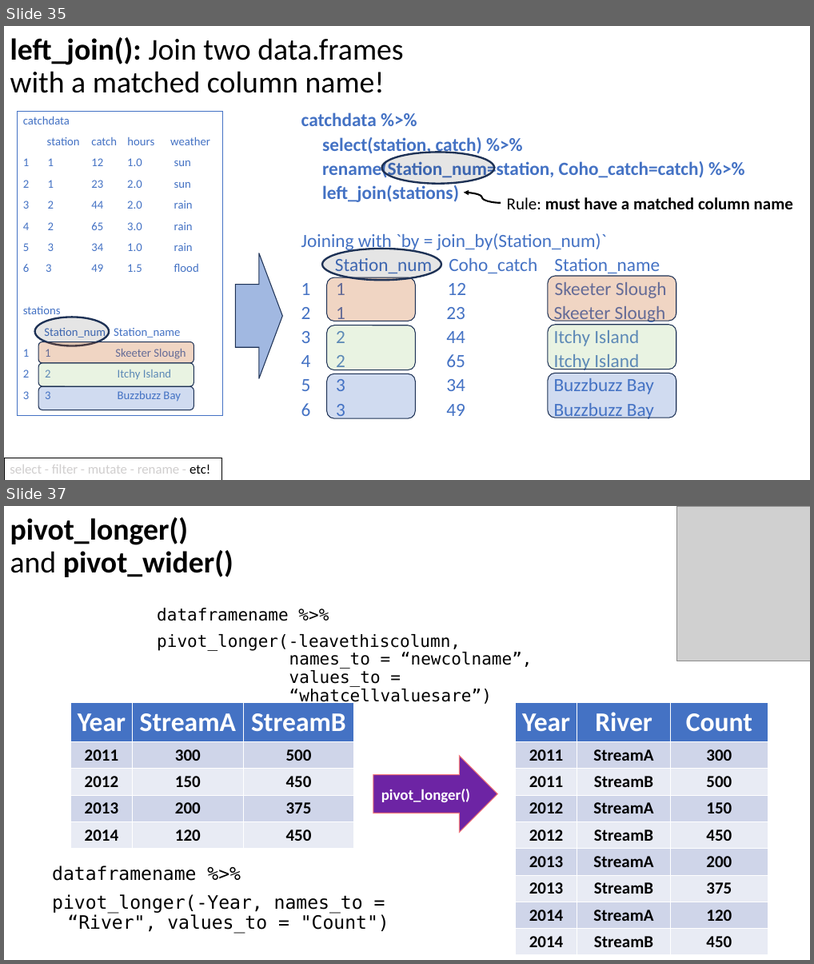
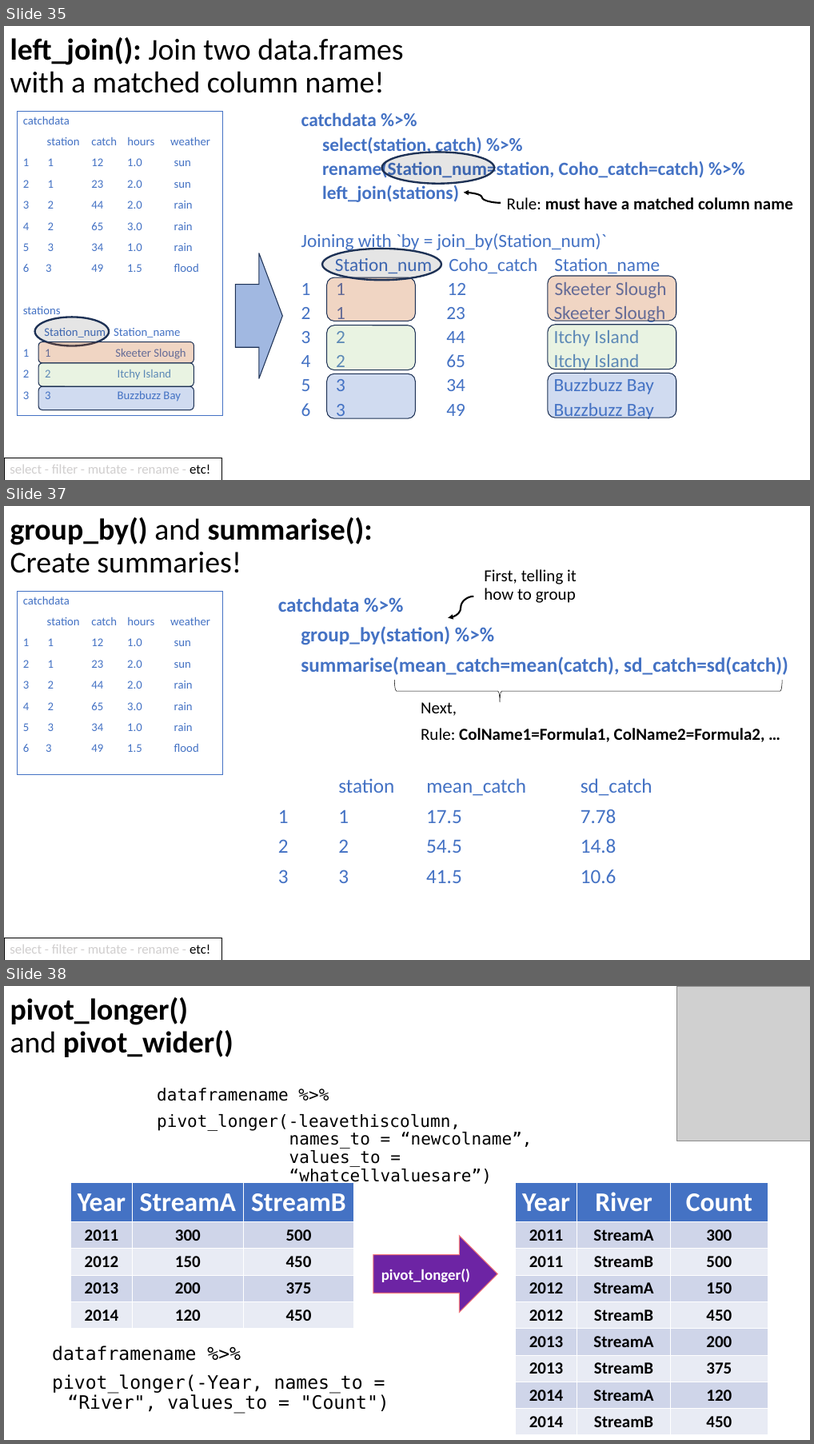
Before and after one commit to justinpriest/ADFG_R_Intro_Workshop, a slide deck: presentations/6 - Data Manipulation with tidyverse.pptx. Shown one above the other, each under a label of ours: slides 35 and 37 before the commit, slides 35, 37 and 38 after it; the slides between them are not shown. The pictures are 814x964 and 814x1444 pixels, drawn with LibreOffice and Linux fonts; fonts in the diff are those of the drawing; grey boxes stand for pictures. Boxes give left, top, right and bottom in pixels: in the first picture for what was removed or moved away, otherwise in the second. Text is boxed around its words. In the diff, an @@ line names an element or a change of style, - is before the commit and + after.

```diff
--- a/presentations/6 - Data Manipulation with tidyverse.pptx
+++ b/presentations/6 - Data Manipulation with tidyverse.pptx
@@ slide 37 added at [4, 506, 810, 960], background #FFFFFF @@
@@ title added at [10, 517, 373, 573], 36 pt, text #000000, bold @@
+group_by() and summarise(): Create summaries!
@@ text added at [484, 569, 577, 603], 20 pt, text #000000 @@
+First, telling it how to group
@@ text added at [18, 592, 223, 774], outline #4472C4 0.75 pt, 14 pt, text #4472C4 @@
+catchdata
+station catch hours weather
+1 1 12 1.0 sun
+2 1 23 2.0 sun
+3 2 44 2.0 rain
+4 2 65 3.0 rain
+5 3 34 1.0 rain
+6 3 49 1.5 flood
@@ text added at [278, 597, 789, 883], 24 pt, text #4472C4, bold @@
+catchdata %>%
+group_by(station) %>%
+summarise(mean_catch=mean(catch), sd_catch=sd(catch))
+station mean_catch sd_catch
+1 1 17.5 7.78
+2 2 54.5 14.8
+3 3 41.5 10.6
@@ curved arrow added from (474, 596) to (448, 618), #000000 2 pt @@
@@ left brace added at [394, 680, 782, 702], outline #000000 0.5 pt @@
@@ text added at [421, 702, 766, 742], 20 pt, text #000000, bold @@
+Next,
+Rule: ColName1=Formula1, ColName2=Formula2, …
@@ rectangle added at [4, 937, 222, 960], outline #000000 0.75 pt, 16 pt, text #D0CECE @@
+select - filter - mutate - rename - etc!
@@ what was slide 37 is now slide 38 @@
```
Also in this commit, not shown: 6 slides changed, 3 other files.
